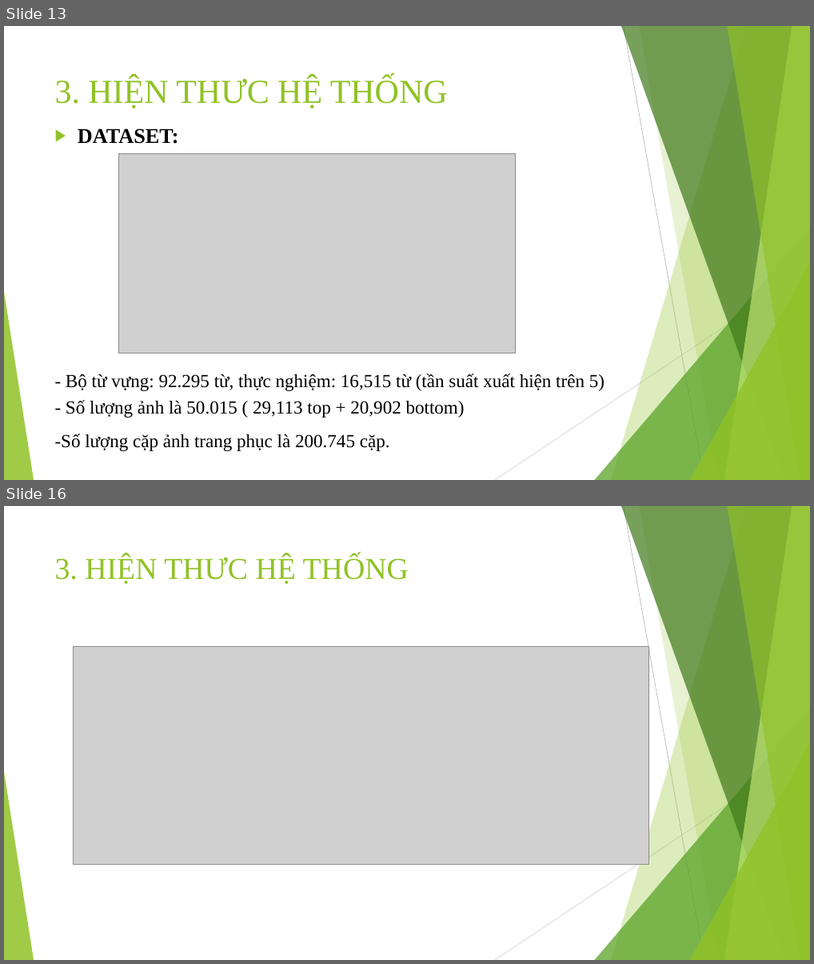
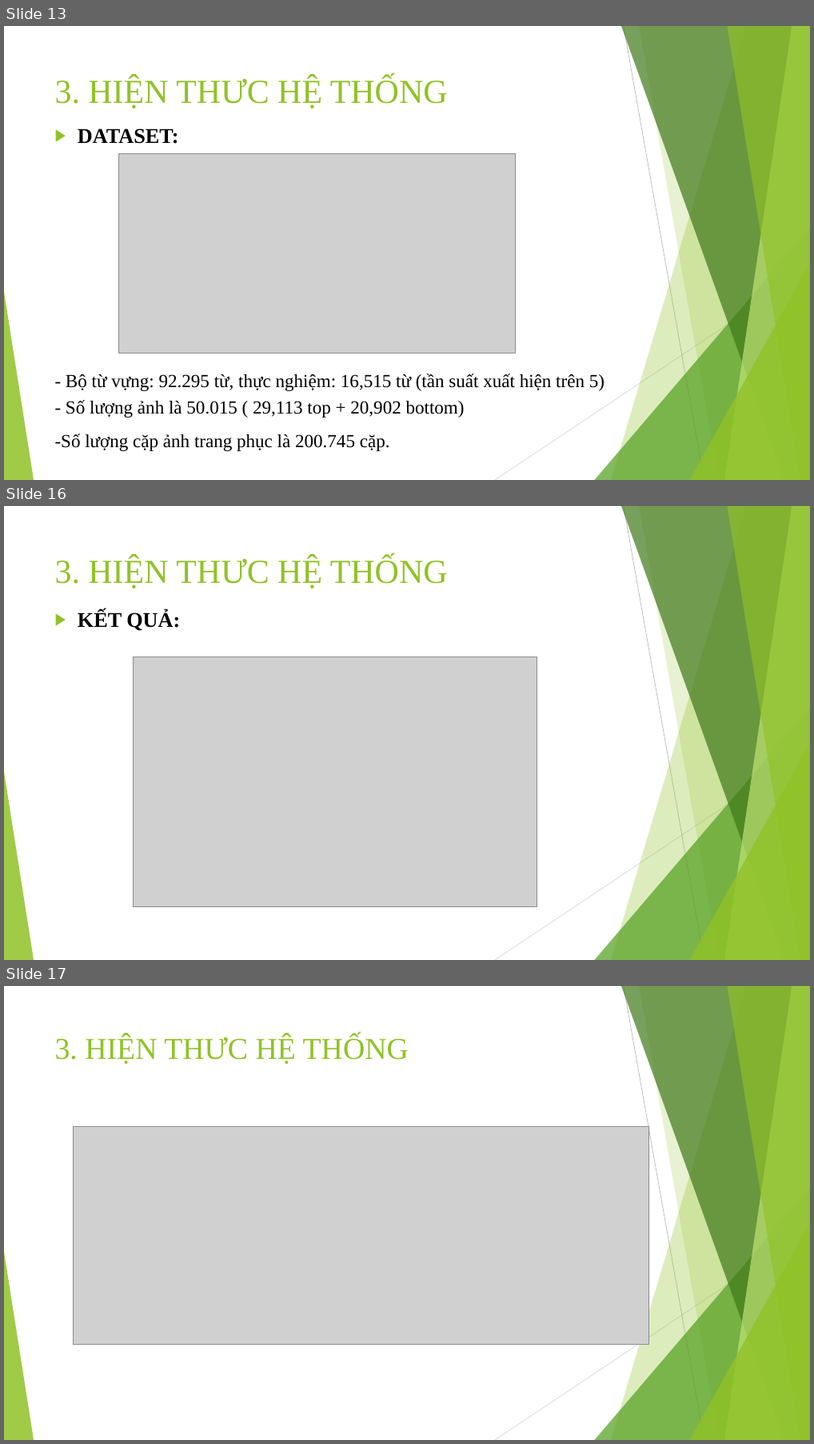
Before and after one commit to trungpham2701/KLTN-CommentGenerationForOutfit, a slide deck: BaoCaoKLTN.pptx. Shown one above the other, each under a label of ours: slides 13 and 16 before the commit, slides 13, 16 and 17 after it; the slides between them are not shown. The pictures are 814x964 and 814x1444 pixels, drawn with LibreOffice and Linux fonts; fonts in the diff are those of the drawing; grey boxes stand for pictures. Boxes give left, top, right and bottom in pixels: in the first picture for what was removed or moved away, otherwise in the second. Text is boxed around its words. In the diff, an @@ line names an element or a change of style, - is before the commit and + after.

```diff
--- a/BaoCaoKLTN.pptx
+++ b/BaoCaoKLTN.pptx
@@ slide 16 added at box(4, 506, 810, 960), background #FFFFFF; not listed: 10 template elements that a slide beside it also shows @@
@@ title added at box(55, 556, 448, 588), 40 pt, text #90C226 @@
+3. HIỆN THƯC HỆ THỐNG
@@ text added at box(78, 611, 180, 631), 25 pt, text #000000, bold @@
+▶ KẾT QUẢ:
@@ picture added at box(134, 656, 538, 907) @@
@@ what was slide 16 is now slide 17 @@
```
Also in this commit, not shown: 4 slides changed.
